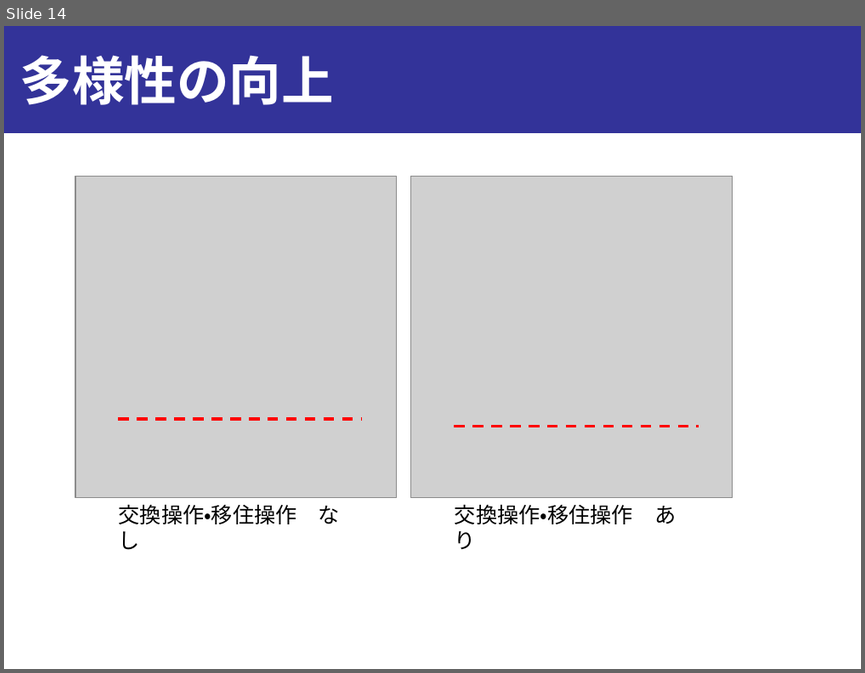
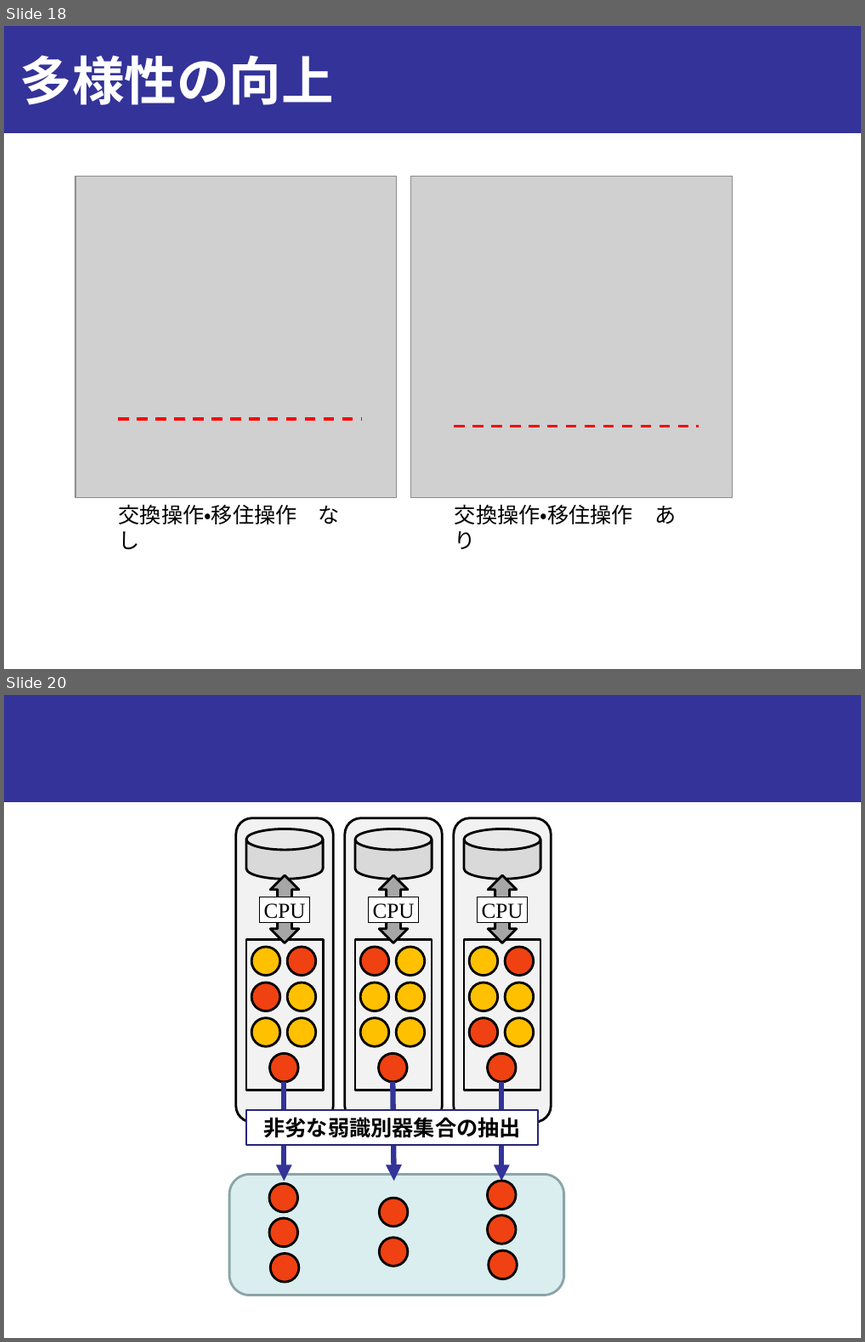
Before and after one commit to onikUone/Junior_slides, a slide deck: スライド_v1.pptx. Shown one above the other, each under a label of ours: slide 14 before the commit, slides 18 and 20 after it; the slides between them are not shown. The pictures are 865x673 and 865x1342 pixels, drawn with LibreOffice and Linux fonts; fonts in the diff are those of the drawing; grey boxes stand for pictures. Boxes give left, top, right and bottom in pixels: in the first picture for what was removed or moved away, otherwise in the second. Text is boxed around its words. In the diff, an @@ line names an element or a change of style, - is before the commit and + after.

```diff
--- a/スライド_v1.pptx
+++ b/スライド_v1.pptx
@@ slide 20 added at <box>4,695,861,1338</box>, background #FFFFFF; not listed: 1 template element that a slide beside it also shows @@
@@ group added at <box>236,818,334,1123</box>: 7 ellipses, 2 rectangles, 1 rounded rectangle, 1 cylinder, 1 up down arrow @@
+CPU
@@ group added at <box>345,818,443,1123</box>: 7 ellipses, 2 rectangles, 1 rounded rectangle, 1 cylinder, 1 up down arrow @@
+CPU
@@ group added at <box>454,818,551,1123</box>: 7 ellipses, 2 rectangles, 1 rounded rectangle, 1 cylinder, 1 up down arrow @@
+CPU
@@ arrow added from (284, 1082) to (284, 1181), #333399 4.5 pt @@
@@ arrow added from (393, 1082) to (394, 1181), #333399 4.5 pt @@
@@ arrow added from (502, 1082) to (502, 1181), #333399 4.5 pt @@
@@ rectangle added at <box>246,1111,539,1145</box>, fill #FFFFFF, outline #262673 1.5 pt, 18 pt, text #000000, bold @@
+非劣な弱識別器集合の抽出
@@ rounded rectangle added at <box>229,1174,563,1295</box>, fill #DAEDEF, outline #8AA6A8 2 pt @@
@@ ellipse added at <box>269,1184,298,1212</box>, fill #EF4111, outline #000000 2 pt @@
@@ ellipse added at <box>380,1197,408,1225</box>, fill #EF4111, outline #000000 2 pt @@
@@ ellipse added at <box>488,1180,516,1208</box>, fill #EF4111, outline #000000 2 pt @@
@@ ellipse added at <box>269,1218,298,1246</box>, fill #EF4111, outline #000000 2 pt @@
@@ ellipse added at <box>488,1215,516,1243</box>, fill #EF4111, outline #000000 2 pt @@
@@ ellipse added at <box>270,1253,299,1281</box>, fill #EF4111, outline #000000 2 pt @@
@@ ellipse added at <box>380,1237,408,1265</box>, fill #EF4111, outline #000000 2 pt @@
@@ ellipse added at <box>488,1250,517,1278</box>, fill #EF4111, outline #000000 2 pt @@
@@ what was slide 14 is now slide 18 @@
```
Also in this commit, not shown: 6 slides changed, 6 other slides added, 1 slide removed.
